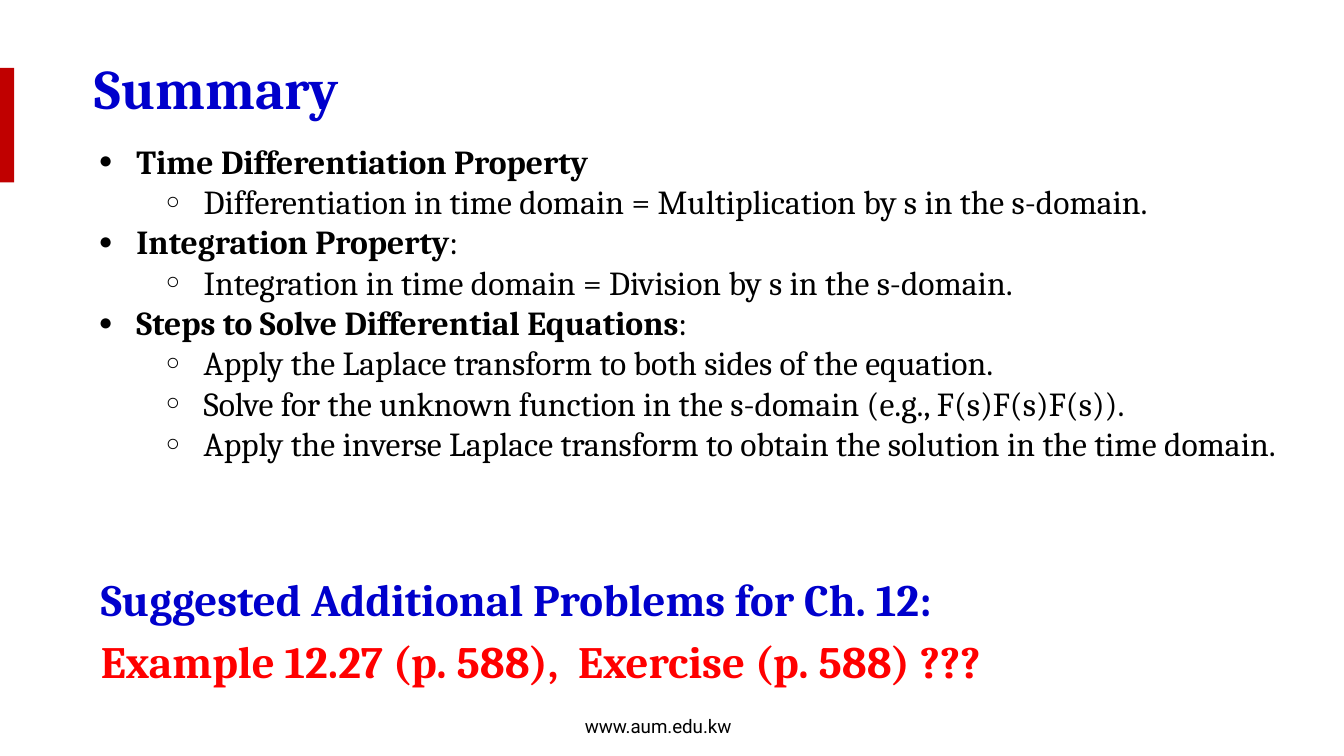
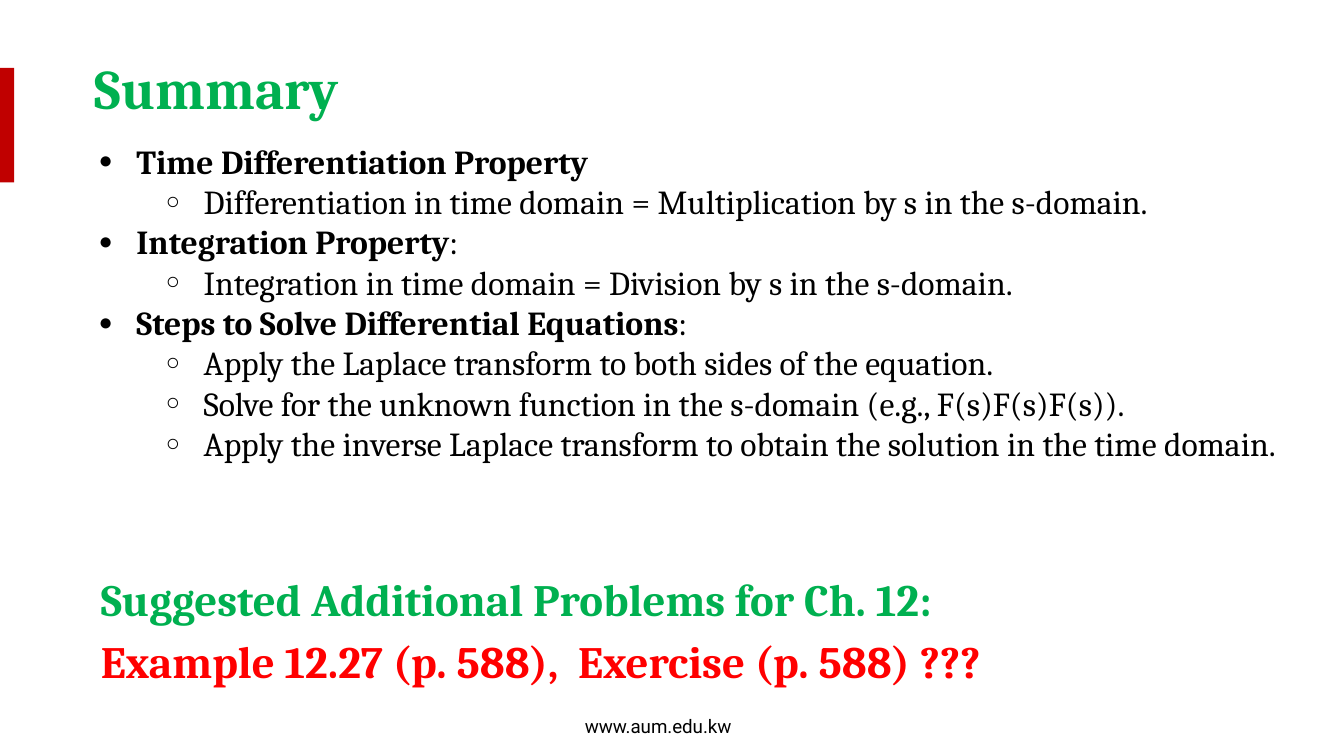
Before and after one commit to salmanrazzaq1993/AUM-WORK, a slide deck: slide 16 of PP WORK/Instructor Version/Week 4/Week 4 Lecture 2 - Solution ID Equation.pptx. Drawn at 1344x756 pixels with LibreOffice and Linux fonts; fonts in the diff are those of the drawing; background and template pictures are left out. Boxes give left, top, right and bottom in pixels: in the first picture for what was removed or moved away, otherwise in the second. Text is boxed around its words. In the diff, an @@ line names an element or a change of style, - is before the commit and + after.

```diff
--- a/PP WORK/Instructor Version/Week 4/Week 4 Lecture 2 - Solution ID Equation.pptx
+++ b/PP WORK/Instructor Version/Week 4/Week 4 Lecture 2 - Solution ID Equation.pptx
@@ text "Summary" at (95, 71, 339, 121): text colour #0000CC to #00B050 @@
@@ text "Suggested Additional Problems for Ch. ..." at (101, 584, 932, 626): text colour #0000CC to #00B050 @@
```
Also in this commit, not shown: 10 other slides changed.
